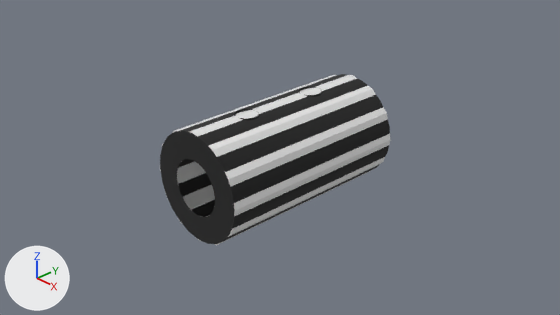
What one commit did to the Blender file Models/SSPX/sspx-tube-1875-1-iva.blend.
Camera for both pictures: the file's camera 'Camera'. The lights are fixed; the arrows at lower left show +X, +Y and +Z.

In view in the first picture: 'shell', 'shellCollider'.
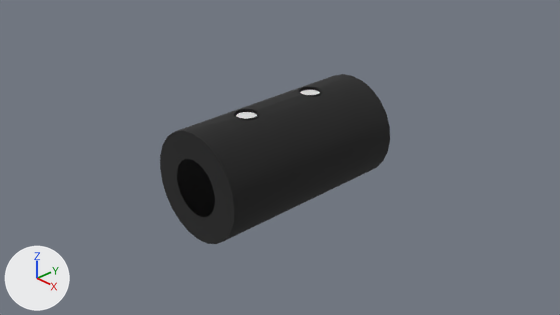
The edits, one by one:
Material 'Material.001' (mat_material_001) is new.
Its base color is (0.8, 0.8, 0.8) (white #e7e7e7).
Mesh me_cylinder_001 is new.
It has 80 vertices, 4 faces and spans x -0.15..0.15, y -0.76..0.76, z -0.77..0.77.
It uses material mat_material_001 (white #e7e7e7).
Object 'shellCollider' (ob_shellcollider) is now hidden.
Object 'depthMask' (ob_depthmask) is new; it shows me_cylinder_001.
Its parent is ob_freeiva.
Its location is (0.0, 0.0, 0.0).

Pixel boxes (x1, y1, x2, y2) of what changed, in the pictures (560 x 315 px):
'shellCollider', hidden: before (160, 75, 391, 245)
'depthMask', added: after (236, 90, 320, 119)
